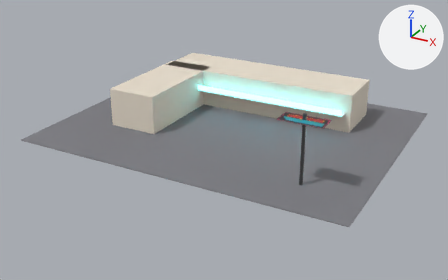
The Blender file assets/landmarks/crossroads_motel.blend as it was, and as the next commit left it.
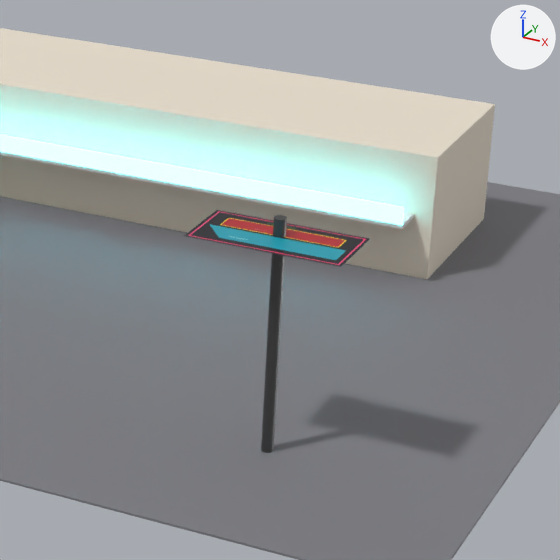
Old and new are each drawn whole from a camera (50 mm lens) standing at (48.1, -91.3, 42.5) and looking at (-0.2, -3.6, -1.4) and again close up on the part from 49% to 87% of the width and 17% to 78% of the height. Every picture has the same lights, and +X, +Y and +Z are marked at upper right. The first two pictures are the older version.

The older version as bpy lines, for what is in view:
```python
me_crossroads_motel_back_wing = bpy.data.meshes.new('Crossroads_Motel_back_wing')
me_crossroads_motel_back_wing.from_pydata(...)  # a box spanning x -19.0..19.0, y -5.0..5.0, z -3.4..3.4
me_crossroads_motel_back_wing.materials.append(mat_mat_stucco_tan)  # pale yellow #eadfce
me_crossroads_motel_sign_face = bpy.data.meshes.new('Crossroads_Motel_sign_face')
me_crossroads_motel_sign_face.from_pydata(...)  # 4 vertices, 1 face; spans x -3.5..3.5, y 0.0, z -1.75..1.75
me_crossroads_motel_sign_face.materials.append(mat_mat_crossroads_sign)  # picture img_crossroads_motel_sign_png
me_crossroads_motel_sign_post = bpy.data.meshes.new('Crossroads_Motel_sign_post')
me_crossroads_motel_sign_post.from_pydata(...)  # a 16-sided cylinder along z spanning x -0.28..0.28, y -0.28..0.28, z -5.5..5.5
me_crossroads_motel_sign_post.materials.append(mat_mat_metal_black)  # dark grey #616161
ob_crossroads_motel_back_wing = bpy.data.objects.new('Crossroads_Motel_back_wing', me_crossroads_motel_back_wing)
ob_crossroads_motel_back_wing.parent = ob_crossroads_motel
ob_crossroads_motel_back_wing.location = (0.0, 12.0, 3.4)
ob_crossroads_motel_sign_face = bpy.data.objects.new('Crossroads_Motel_sign_face', me_crossroads_motel_sign_face)
ob_crossroads_motel_sign_face.parent = ob_crossroads_motel
ob_crossroads_motel_sign_face.location = (19.0, -15.28, 10.2)
ob_crossroads_motel_sign_face.rotation_euler = (1.571, 0.0, 0.0)  # degrees (90, 0, 0)
ob_crossroads_motel_sign_post = bpy.data.objects.new('Crossroads_Motel_sign_post', me_crossroads_motel_sign_post)
ob_crossroads_motel_sign_post.parent = ob_crossroads_motel
ob_crossroads_motel_sign_post.location = (19.0, -15.0, 5.5)
# also in view: 'Crossroads_Motel_balcony_back' at (0.0, 6.4, 3.4); 'Crossroads_Motel_lot' at (0.0, 0.0, -0.1); 'Crossroads_Motel_railing_back' at (0.0, 5.2, 4.0)
```
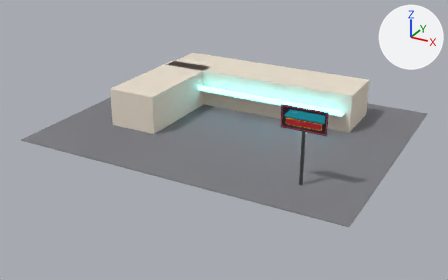
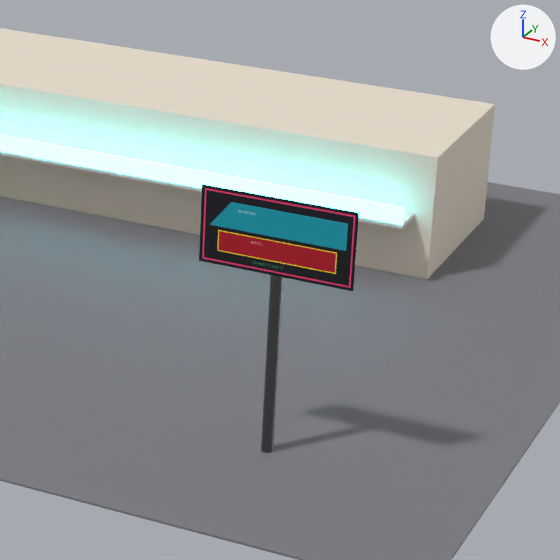
What differs and where, as boxes [x1, y1, x2, y2] in the close-ups (560 x 560 px):
'Crossroads_Motel_sign_face', turned
    before: [184, 210, 370, 267]
    after: [199, 184, 359, 291]

Edits to the bpy script that builds the scene:
```text
Change ob_crossroads_motel_sign_face:
    ob_crossroads_motel_sign_face.rotation_euler: (1.571, 0.0, 0.0) -> (0.0, 0.0, 0.0)  # degrees (90, 0, 0) -> degrees (0, 0, 0)
```
